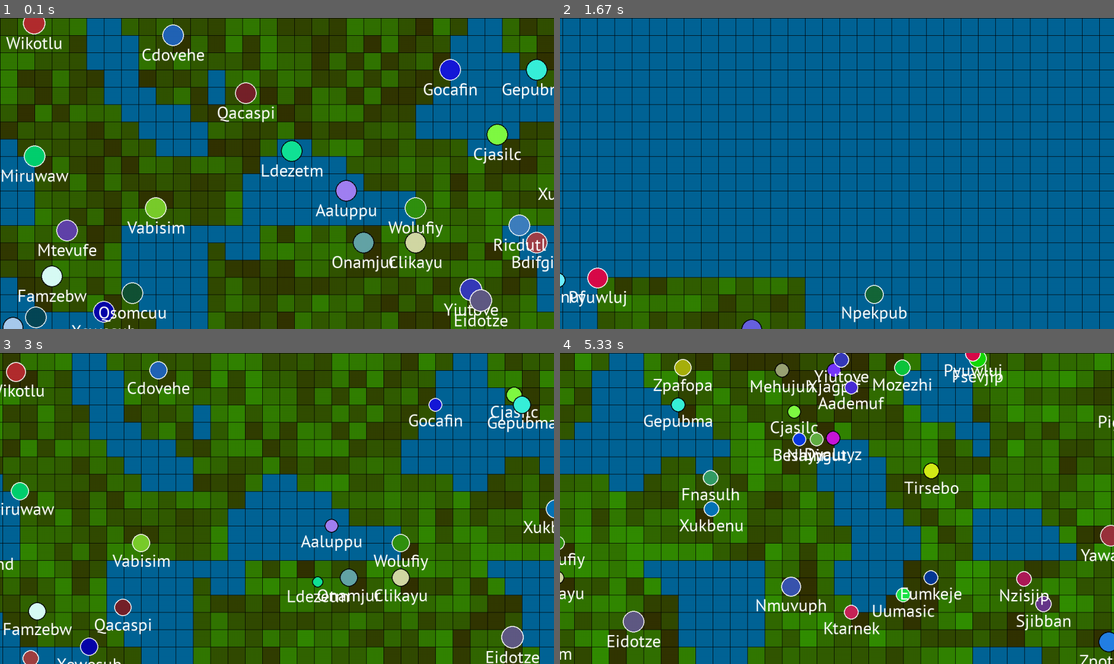
Above: before the commit, frames 1-4 (two rows, left to right).
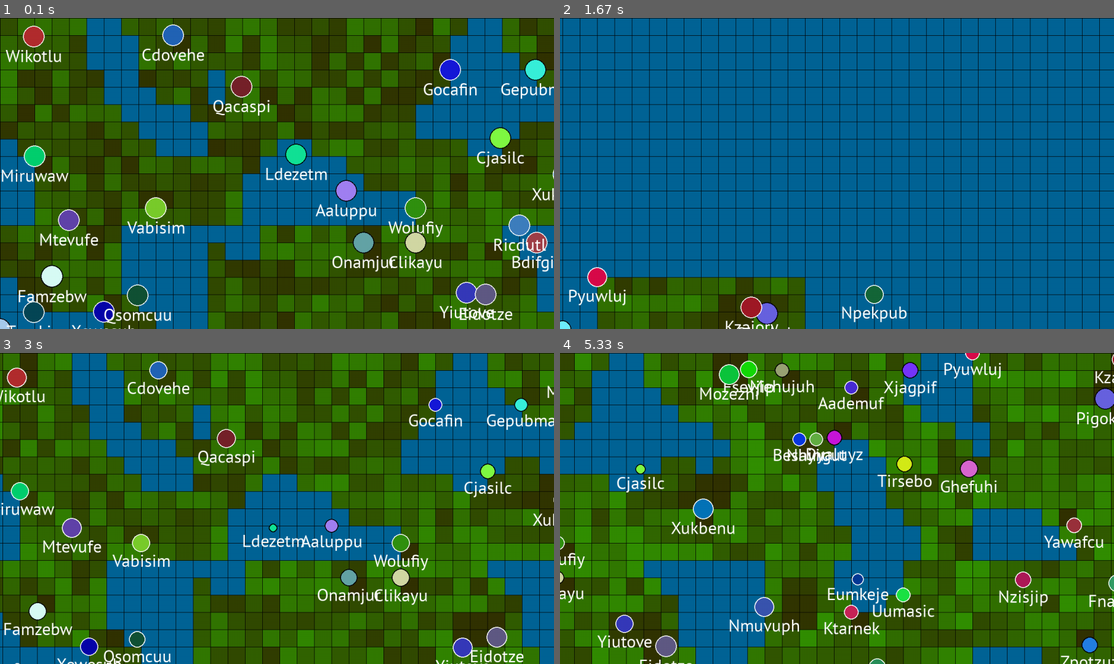
Above: after the commit, the same moments.

Repository: coding-lines/evolvers
Game: pygame game, started from Evolvers/run_v2.py
Two runs of this game, one before a commit and one after it. Both use one fixed random seed, a clock stepped at 60 frames per second and the inputs below.
Inputs:
- Up to frame 1 (0.1 s): no input
- Up to frame 2 (1.67 s): hold Right 0.33-0.8 s; hold Up 0.88-1.18 s; hold Right from 1.22 s (still down)
- Up to frame 3 (3 s): release Right at 1.68 s; hold Left 1.72-2.25 s; hold Down 2.28-2.58 s; hold Left from 2.62 s (still down)
- Up to frame 4 (5.33 s): release Left at 3.02 s; hold Up 3.05-3.42 s; hold Right 3.45-4.08 s; hold Down 4.12-4.48 s; hold Left 4.52-4.98 s; hold Right from 5.02 s (still down)

The runs differ from the first frame. In frame 1, 4.8% of the frame differs, in the area x 0-100%, y 0-100%; in frame 2, 1.3%; in frame 3, 6.6%; in frame 4, 17%.

Commit message:
Changed rotation unit from degrees to decimal rotation

Diff:
--- a/Evolvers/Creature.py
+++ b/Evolvers/Creature.py
@@ -84,7 +84,7 @@
 
             self.x = random.randint(0, spawn_range)
             self.y = random.randint(0, spawn_range)
-            self.rotation = random.randint(0, 359)
+            self.rotation = random.random()
 
             self.v_x = 0
             self.v_y = 0
@@ -121,7 +121,7 @@
 
         self.x = other.x
         self.y = other.y
-        self.rotation = random.randint(0, 359)
+        self.rotation = random.random()
 
         self.v_x = 0
         self.v_y = 0
@@ -197,9 +197,9 @@
                     ground_is_water,
                     ground_food,
                     self.rotation,
-                    int(math.floor(self.x - 2) >= world.size_limit[0] * world.chunk_size) if not borderless_world else 0,
+                    int(math.floor(self.x - 2) < 0) if not borderless_world else 0,
                     int(math.ceil(self.x + 2) >= world.size_limit[0] * world.chunk_size) if not borderless_world else 0,
-                    int(math.floor(self.y - 2) >= world.size_limit[1] * world.chunk_size) if not borderless_world else 0,
+                    int(math.floor(self.y - 2) < 0) if not borderless_world else 0,
                     int(math.ceil(self.y + 2) >= world.size_limit[1] * world.chunk_size) if not borderless_world else 0,
                     self.memory,
                     1
@@ -220,8 +220,8 @@
 
                 #Rotation change
                 self.rotation += changes[0] * delta_time
-                if self.rotation > 360 or self.rotation < 0:
-                    self.rotation = self.rotation % 360
+                if self.rotation > 1 or self.rotation < 0:
+                    self.rotation = self.rotation % 1
 
                 #Speed change
                 #Limit maximum speed
@@ -256,7 +256,7 @@
 
 
                 #PHYSICS
-                rotation_rad = self.rotation * (math.pi / 180)
+                rotation_rad = self.rotation * 2 * math.pi
 
                 acceleration_x = math.cos(rotation_rad)
                 acceleration_y = math.sin(rotation_rad)
--- a/Evolvers/run_v2.py
+++ b/Evolvers/run_v2.py
@@ -69,11 +69,11 @@
     if pygame.key.get_pressed()[pygame.K_RIGHT]:
         cam.x += dt * cam.movement_speed
 
-    test_world.full_world_iteration(global_speed)
+    test_world.full_world_iteration(override_dt = dt if global_speed == 1 else global_speed * (1 / target_fps))
     #test_world.visible_only_world_iteration(renderer, cam, global_speed)
     #sped up iterations while converving accuracy
     for i in range(global_speed):
-        test_world.full_creature_iteration(override_dt = dt)
+        test_world.full_creature_iteration(override_dt = dt if global_speed == 1 else 1 / target_fps)
 
     renderer.render_world(screen, cam, test_world, water_background=True)
     renderer.render_creatures(screen, cam, test_world.creature_manager.creatures)
